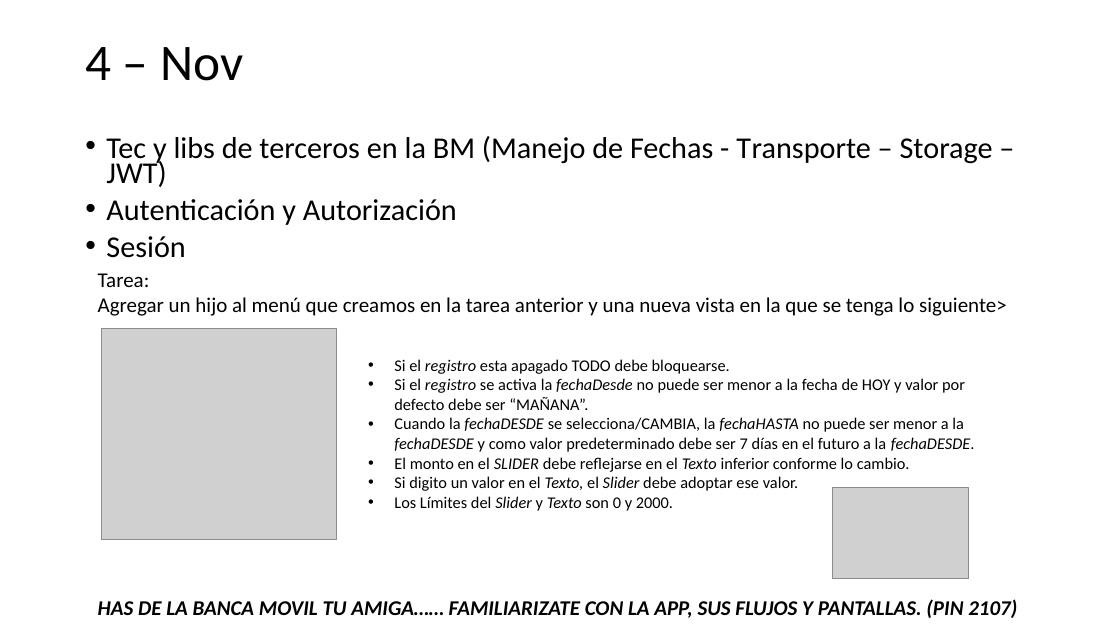
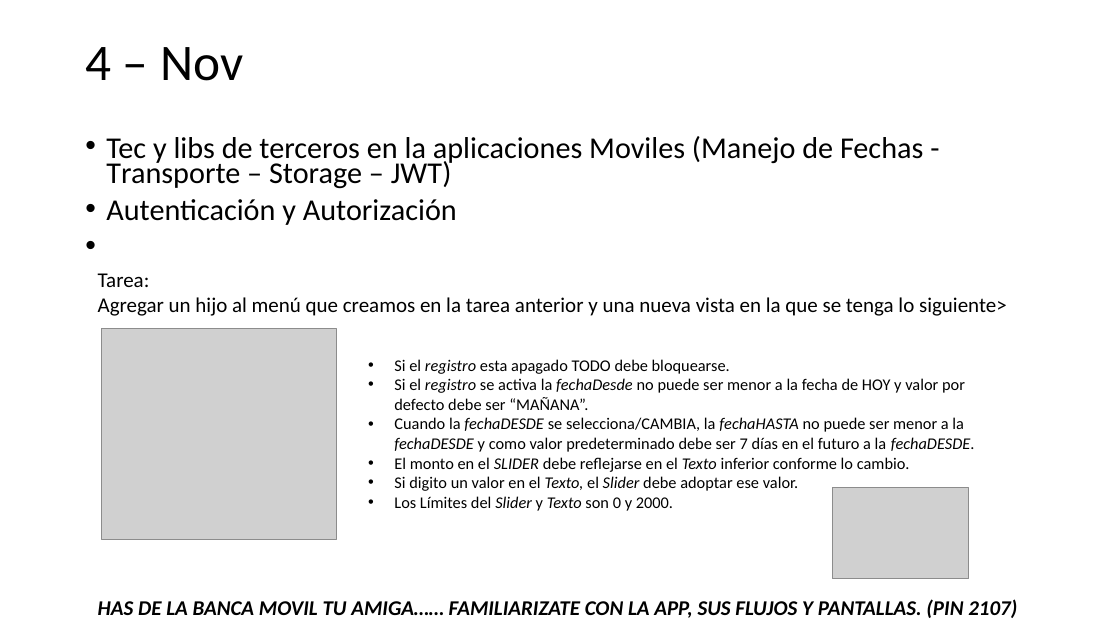
Before and after one commit to pipo151086/CursoMovilApp, a slide deck: slide 5 of PPTs/AgendaIntroBM.pptx. Drawn at 1120x630 pixels with LibreOffice and Linux fonts; fonts in the diff are those of the drawing; grey boxes stand for pictures. Boxes give left, top, right and bottom in pixels: in the first picture for what was removed or moved away, otherwise in the second. Text is boxed around its words. In the diff, an @@ line names an element or a change of style, - is before the commit and + after.

```diff
--- a/PPTs/AgendaIntroBM.pptx
+++ b/PPTs/AgendaIntroBM.pptx
@@ text at (106,136,923,189): text changed @@
-• Tec y libs de terceros en la BM (Manejo de Fechas - Transporte – Storage – JWT)
+• Tec y libs de terceros en la aplicaciones Moviles (Manejo de Fechas - Transporte – Storage – JWT)
@@ text at (106,236,185,258): paragraph removed @@
-• Sesión
```
Also in this commit, not shown: 1 other slide changed, 13 other files.
